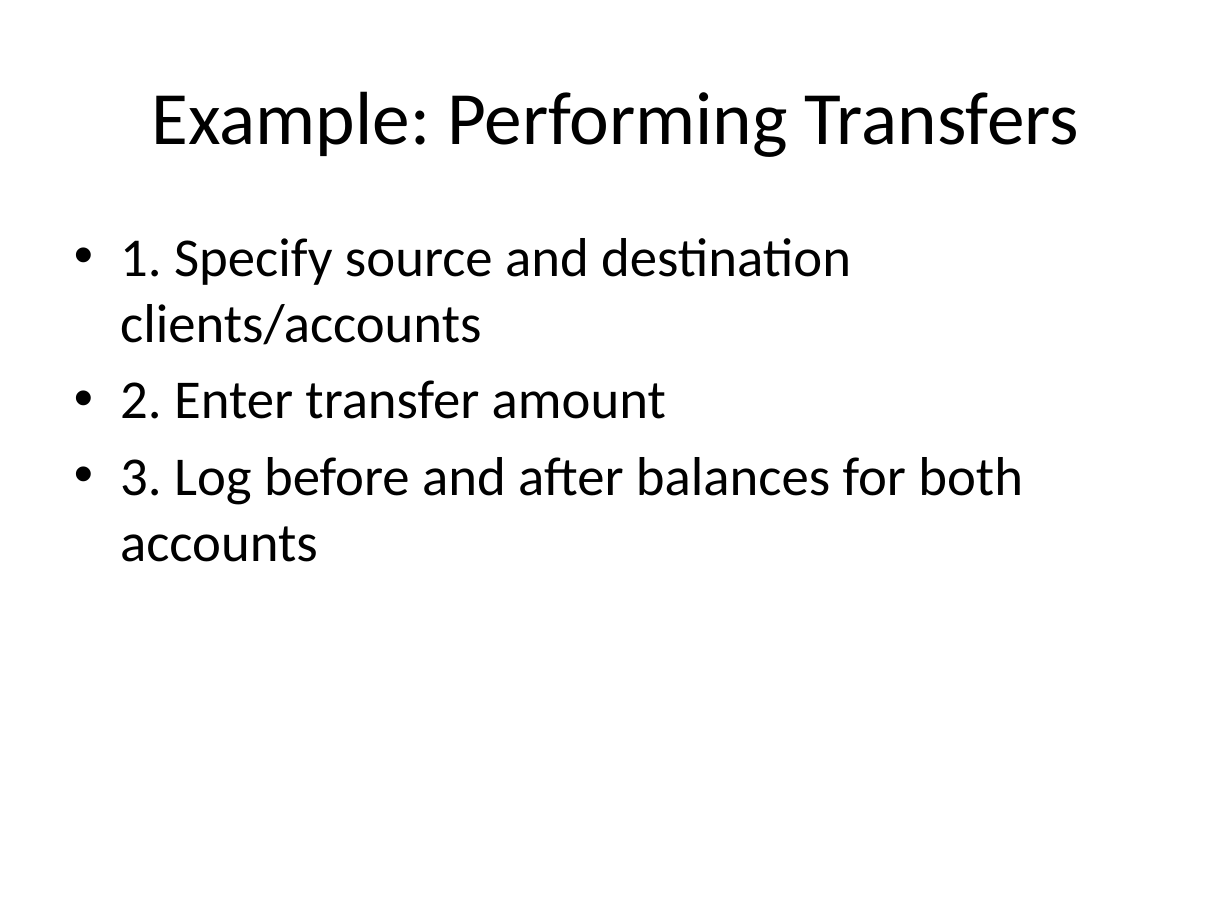
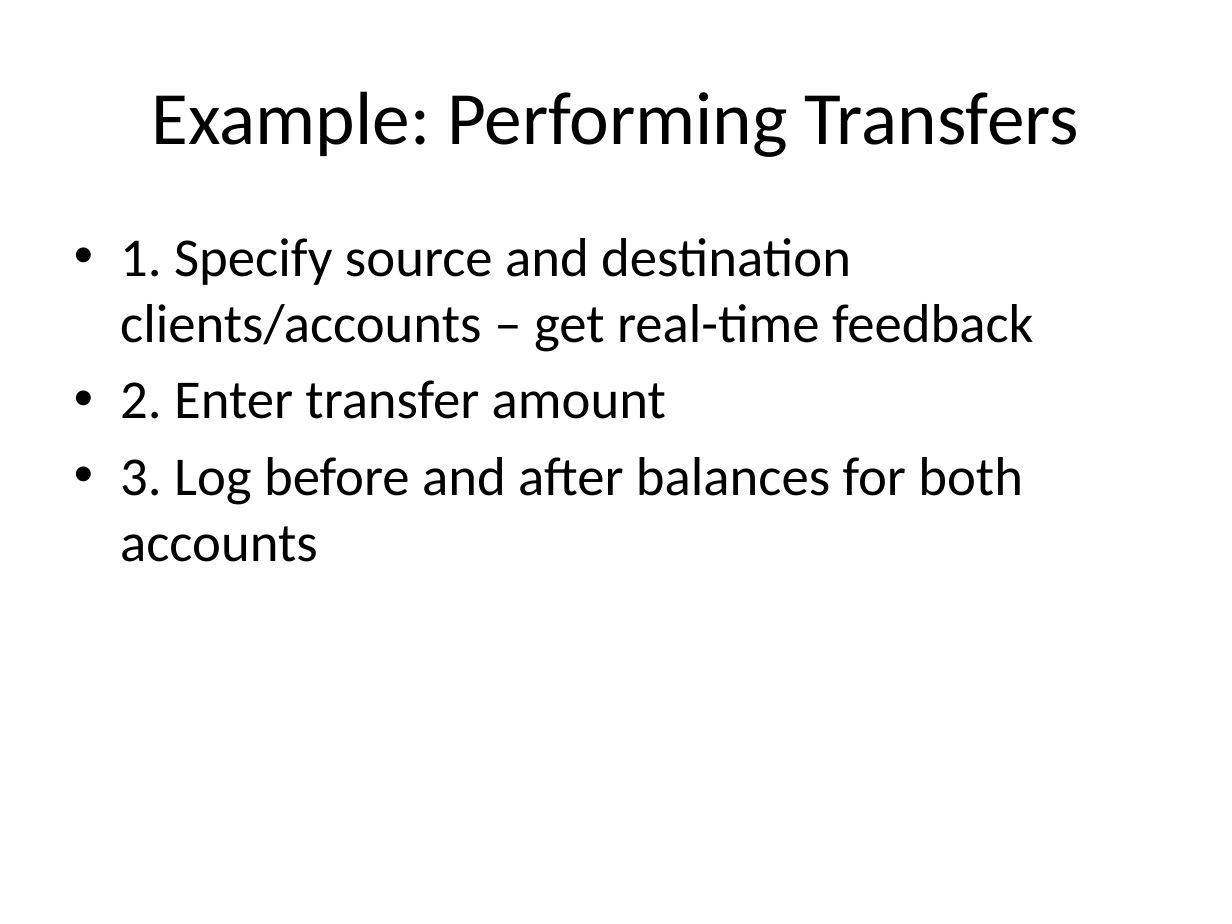
Before and after one commit to Ciprian1922/Code_Works, a slide deck: slide 6 of Y3S1/DP/Bank_Management_Presentation.pptx. Drawn at 1232x924 pixels with LibreOffice and Linux fonts; fonts in the diff are those of the drawing. Boxes give left, top, right and bottom in pixels: in the first picture for what was removed or moved away, otherwise in the second. Text is boxed around its words. In the diff, an @@ line names an element or a change of style, - is before the commit and + after.

```diff
--- a/Y3S1/DP/Bank_Management_Presentation.pptx
+++ b/Y3S1/DP/Bank_Management_Presentation.pptx
@@ text at [120,238,1034,352]: text changed @@
-• 1. Specify source and destination clients/accounts
+• 1. Specify source and destination clients/accounts – get real-time feedback
```
Also in this commit, not shown: 4 other slides changed, 41 other files.
